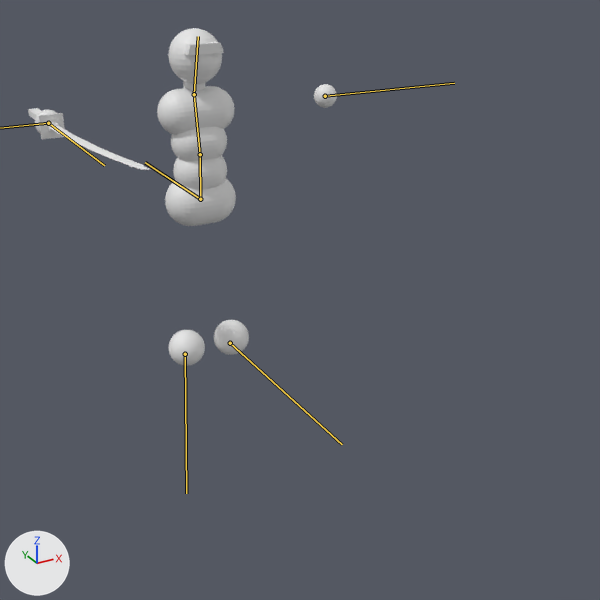
Two versions of the glTF model assets/models/simple_combat_char.glb, one commit apart.
The view is the same before and after, from a 50 mm camera at (-1.55, -3.86, 2.16) aimed at (-0.02, -1.07, 0.77). Every picture has the same lights, and +X, +Y and +Z are marked at lower left. The first picture is the older version. The bones that change are drawn over the model as lines.

The first picture shows 'Body', 'Sword'.
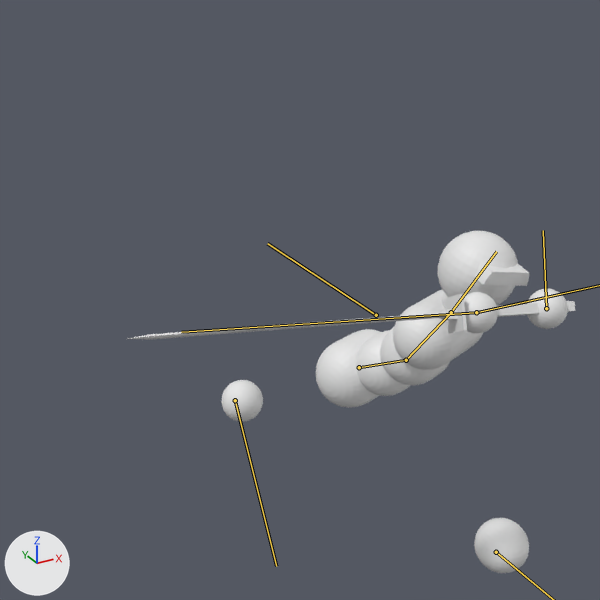
The newer file adds an action. The first version stands in its rest pose; the second is drawn at frame 2 of the action 'Deathblow_give'.

Where the change shows, as pixel boxes [x1, y1, x2, y2] in the pictures (600 x 600 px):
'Body', posed (15% wider): before [35, 28, 337, 366]; after [221, 231, 568, 573]
'Sword', posed (265% wider, 25% shorter): before [28, 108, 150, 170]; after [128, 294, 576, 340]
bone 'Root bone', root to tip: before (200, 199) to (145, 162); after (376, 315) to (267, 243)
bone 'Lower back', root to tip: before (200, 199) to (200, 154); after (359, 367) to (406, 360)
bone 'Upper back', root to tip: before (200, 154) to (194, 94); after (406, 360) to (451, 312)
bone 'Head', root to tip: before (194, 94) to (198, 36); after (451, 312) to (496, 251)
bone 'Hand.L', root to tip: before (325, 96) to (454, 83); after (546, 308) to (543, 230)
bone 'Foot.R', root to tip: before (185, 354) to (186, 493); after (235, 400) to (276, 566)
bone 'Sword attachment', root to tip: before (48, 123) to (104, 165); after (476, 312) to (181, 332)

The edits, one by one:
Bone 'Root bone' (bone_root_bone) moves from (0.0, 0.0, 0.0) to (0.0, -1.631, 0.0).
Bone 'Lower back' (bone_lower_back) moves from (0.0, 0.0, 0.0) to (0.0, -0.269, 0.075).
Bone 'Lower back' (bone_lower_back) turns from (0, 0, 0) to (-57, 19, 2) degrees about its own x, y and z.
Bone 'Upper back' (bone_upper_back) turns from (0, 0, 0) to (14, 2, 0) degrees about its own x, y and z.
Bone 'Head' (bone_head) turns from (0, 0, 0) to (33, -22, -13) degrees about its own x, y and z.
Bone 'Hand.L' (bone_hand_l) moves from (0.0, 0.0, 0.0) to (-0.251, -0.517, -0.575).
Bone 'Hand.L' (bone_hand_l) turns from (0, 0, 0) to (-146, -14, 32) degrees about its own x, y and z.
Bone 'Foot.L' (bone_foot_l) moves from (0.0, 0.0, 0.0) to (0.183, 0.419, -0.038).
Bone 'Foot.L' (bone_foot_l) turns from (0, 0, 0) to (3, -1, 0) degrees about its own x, y and z.
Bone 'Hand.R' (bone_hand_r) moves from (0.0, 0.0, 0.0) to (-0.232, -0.7, 0.529).
Bone 'Hand.R' (bone_hand_r) turns from (0, 0, 0) to (-75, -152, -11) degrees about its own x, y and z.
Bone 'Foot.R' (bone_foot_r) moves from (0.0, 0.0, 0.0) to (0.255, -0.809, 0.39).
Bone 'Foot.R' (bone_foot_r) turns from (0, 0, 0) to (-10, -26, -46) degrees about its own x, y and z.
Bone 'Sword attachment' (bone_sword_attachment) moves from (0.0, 0.0, 0.0) to (0.7, 0.528, 0.232).
Bone 'Sword attachment' (bone_sword_attachment) turns from (0, 0, 0) to (4, -151, 102) degrees about its own x, y and z.
